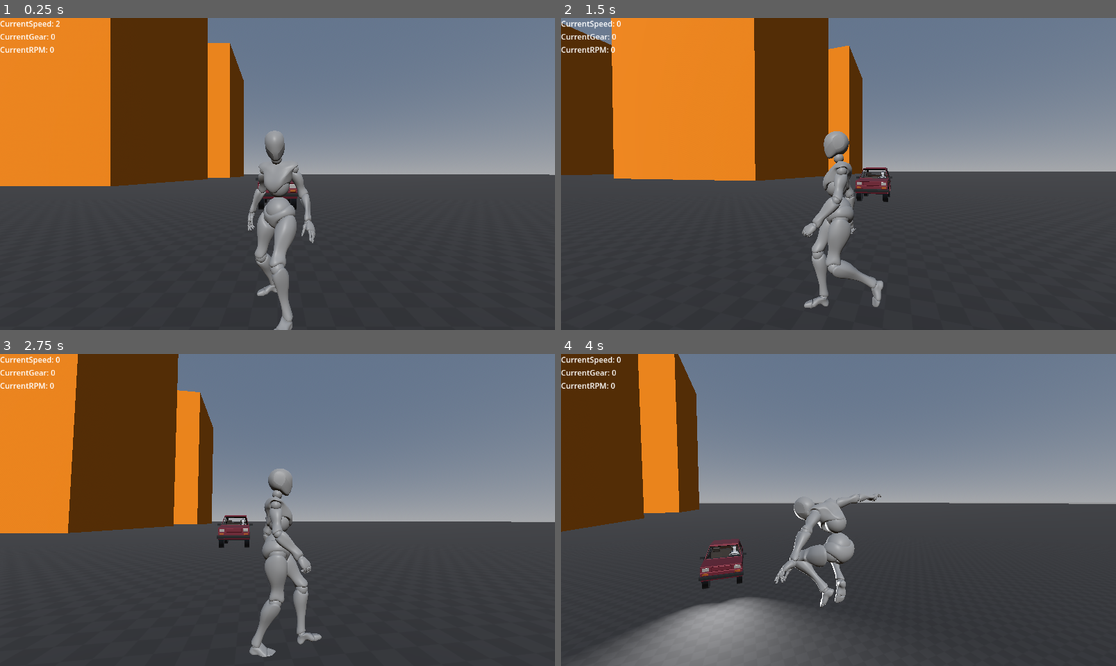
Above: before the commit, frames 1-4 (two rows, left to right).
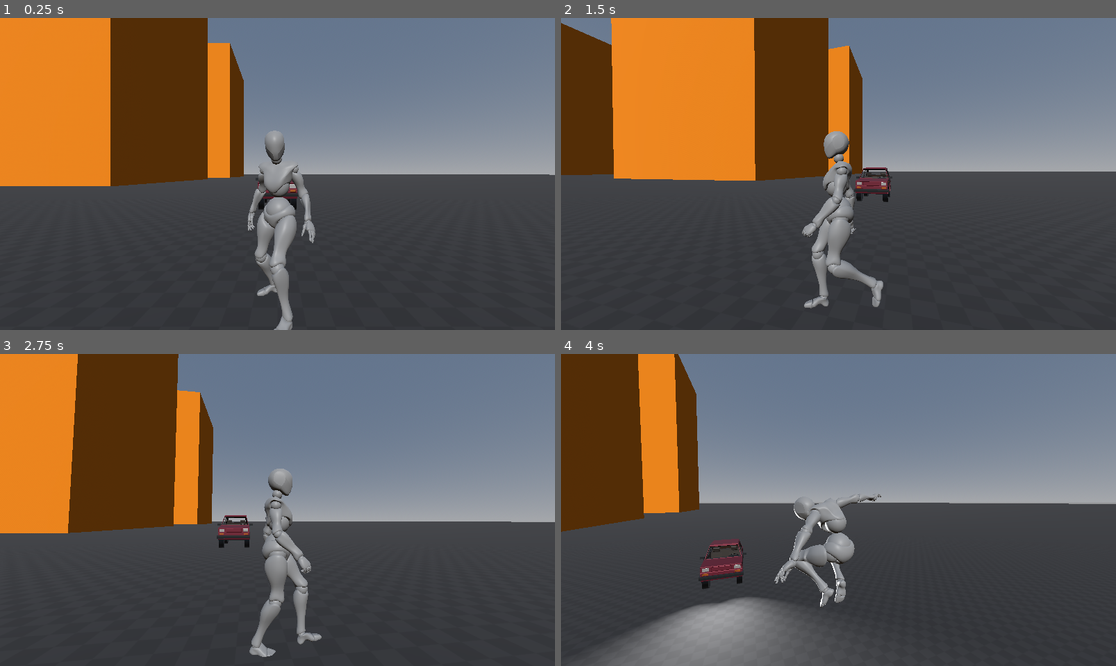
Above: after the commit, the same moments.

Repository: FOSS-Supremacy/OpenLiberty
Game: Godot game, scene res://scenes/test/CharactersWorldTest.tscn
Two runs of this game, one before a commit and one after it. Both use one fixed random seed, a clock stepped at 60 frames per second and the inputs below. This scene is started directly instead of the project's main scene.
Inputs (mouse positions are in pixels of both pictures, inside the frame that each line leads up to):
- Up to frame 1 (0.25 s): no input
- Up to frame 2 (1.5 s): tap Enter (ui_accept) at 0.5, 0.77 s; move the mouse to (866, 174) at 0.52 s; hold D (car_right) 0.53-1.28 s; hold Down (car_break) 0.53-1.28 s; click (866, 174) at 0.67 s; move the mouse to (810, 174) at 1.27 s; hold A (car_left) from 1.28 s (still down); tap Up (car_run) at 1.35 s
- Up to frame 3 (2.75 s): tap Enter (ui_accept) at 1.52 s; move the mouse to (288, 503) at 2.02 s; release A (car_left) at 2.03 s; hold D (car_right) from 2.03 s (still down); hold - (decrease_music_volume) from 2.03 s (still down)
- Up to frame 4 (4 s): move the mouse to (832, 516) at 2.77 s; release - (decrease_music_volume) at 2.78 s; tap Z (external_lights) at 2.85 s; click (832, 516) at 2.92 s; tap Enter (ui_accept) at 3.02, 3.77 s; move the mouse to (877, 513) at 3.52 s; release D (car_right) at 3.53 s; hold A (car_left) from 3.53 s (still down); hold Keypad 0 (flycam_backward) from 3.53 s (still down)

The runs differ from the first frame. In frame 1, 0.3% of the frame differs, in the area x 0-11%, y 0-12%; in frame 2, 0.3%; in frame 3, 0.3%; in frame 4, 0.4%, in the area x 0-33%, y 0-65%.
Error in both runs: Assertion failed: 7 (res://scripts/map_builder.gd:12)

Commit message:
feat: vehicle main script

Diff:
--- a/scripts/gameplay/vehicles/VehicleHead.gd
+++ b/scripts/gameplay/vehicles/VehicleHead.gd
@@ -1,4 +1,14 @@
+
+#<--->
+#	Still under development. It is not practical to use this script in other vehicles.
+#	If you add this script to other vehicles, you will need a series of corrections
+#	in the script due to lack of resources in the scene. Such as "$ExitMarked", "$VehicleCameraController",
+#	"$InteractArea", etc...
+#<--->
+
 extends VehicleBody3D
+class_name VehicleHead
+
 @export var state:VehicleState = VehicleState.STOPPED
 enum VehicleState {
 	PLAYER_DRIVING,
@@ -8,22 +18,9 @@
 
 var speed = 0
 
-@export_group("General Properties")
-@export var VehicleMass: = 0 ## Define a massa do veículo em quilogramas (kg).
-@export var CenterOfMass = Vector3(0,0,0) ## Define a massa do veículo em quilogramas (kg).
-@export_group("Suspension Settings")
-@export var suspension_stiffness = 0 ##  Define quão rígida ou macia é a suspensão. Valores mais altos resultam em uma suspensão mais rígida.
-@export_group("Wheel Settings")
-@export var tire_grip = 0 ## Define quanta tração os pneus têm na superfície. Valores mais altos resultam em melhor aderência.
-@export var wheel_radius = 0 ## Define o tamanho das rodas, o que afeta a altura do veículo e o comportamento de direção.
-@export var wheel_friction_slip = 0 ## Controla a quantidade de derrapagem que ocorre durante a direção. Valores mais baixos permitem mais deslizamento.
-@export_group("Braking Settings")
-@export var brake_force = 0 ## Define a força aplicada aos freios. Afeta a eficiência da frenagem.
-@export var handbrake_force = 0 ## Define a força aplicada pelo freio de mão, geralmente usada para travar as rodas traseiras.
-@export_group("Other Settings")
-@export var downforce = 0 ## Simula a pressão aerodinâmica que empurra o carro para baixo, aumentando a aderência em altas velocidades.
-@export var traction_control:bool = false ## Controle de tração, que impede que as rodas patinem durante a aceleração.
-@export var abs:bool = false ## Sistema de freio ABS, que impede que as rodas travem durante a frenagem.
+@export_group("Vehicle Nodes")
+@export var VehicleEnginePath:VehicleEngine
+@export var VehicleSteeringPath:VehicleSteering
 
 @onready var driver: Node3D = $CarView/Driver
 
@@ -37,17 +34,17 @@
 
 func _physics_process(delta):
 	StateController() # Controlador do estado do carro.
+	EnterAndExit() # Mecanica de entrar e sair do carro.
 
-	match state:
-		VehicleState.PLAYER_DRIVING:
-			$VehicleNodes/VehicleEngine.EngineController()
-			$VehicleNodes/VehicleSteering.SteerVehicle(delta)
-		VehicleState.STOPPED:
-			$VehicleNodes/VehicleEngine.EngineBrake()
-
-	#DriverController(delta)
-
-	EnterAndExit() # Mecanica de entrar e sair do carro.
+	if VehicleEnginePath != null and VehicleSteeringPath != null:
+		match state:
+			VehicleState.PLAYER_DRIVING: # Se o jogador estiver dirigindo:
+				VehicleEnginePath.EngineController()
+				VehicleSteeringPath.SteerVehicle(delta)
+			VehicleState.STOPPED: # Se o jogador não estiver dirigindo:
+				VehicleEnginePath.EngineBrake()
+	else:
+		print("Vehicle nodes not found.")
 
 func StateController(): # Car state controller
 	# <--->
@@ -61,9 +58,11 @@
 	if state == VehicleState.PLAYER_DRIVING: # Define alguns parametros quando o jogador está ou não no carro.
 		driver.show()
 		$CarInterface/VBoxContainer.show()
-	#else:
-		#driver.hide()
-		#$CarInterface/VBoxContainer.hide()
+	else:
+		driver.hide()
+		$CarInterface/VBoxContainer.hide()
+
+
 	# <--->
 	if player_in_area: # Usado para definir se o jogador pode ou não interagir com o carro.
 		if state == VehicleState.STOPPED:
@@ -73,13 +72,6 @@
 	else:
 		player_can_interact = false
 	# <--->
-
-func DriverController(delta): # Mecanica de dirigir.
-	if state == VehicleState.PLAYER_DRIVING:
-		pass
-
-	elif state == VehicleState.STOPPED:
-		pass
 
 func EnterAndExit(): # Mecanica de entrar e sair do carro.
 	if Input.is_action_just_pressed("enter_car") and player != null:
@@ -97,7 +89,6 @@
 		player = body
 		player_can_interact = true
 		player_in_area = true
-
 func PlayerExitedInteractArea(body: Node3D) -> void:
 	if body is Player:
 		pass
